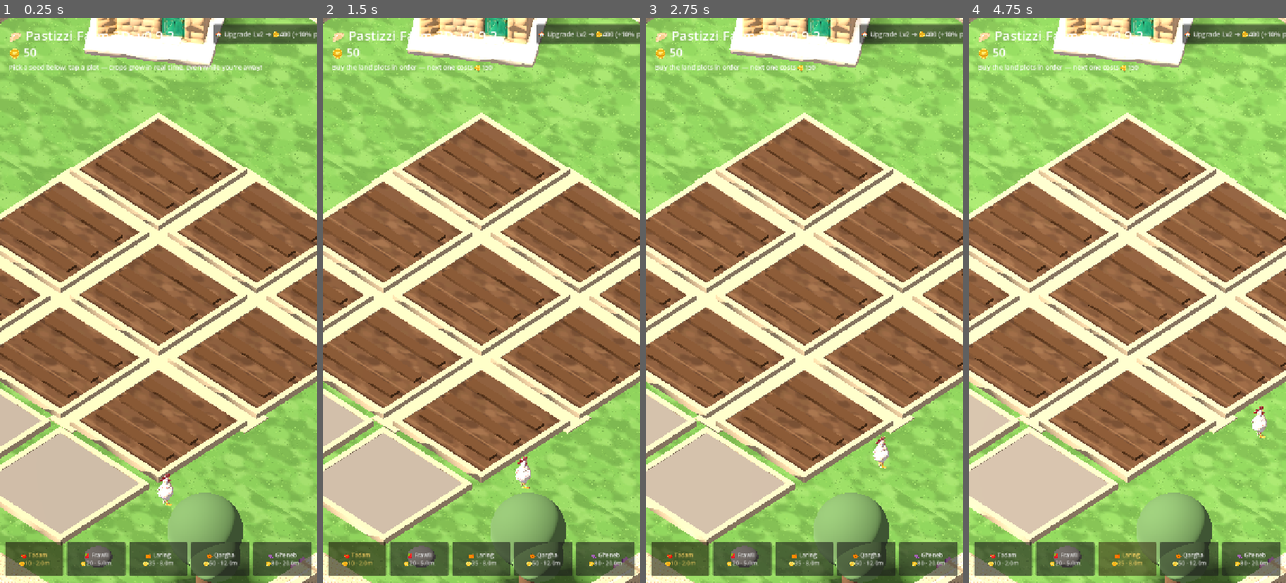
Above: before the commit, frames 1-4 (left to right).
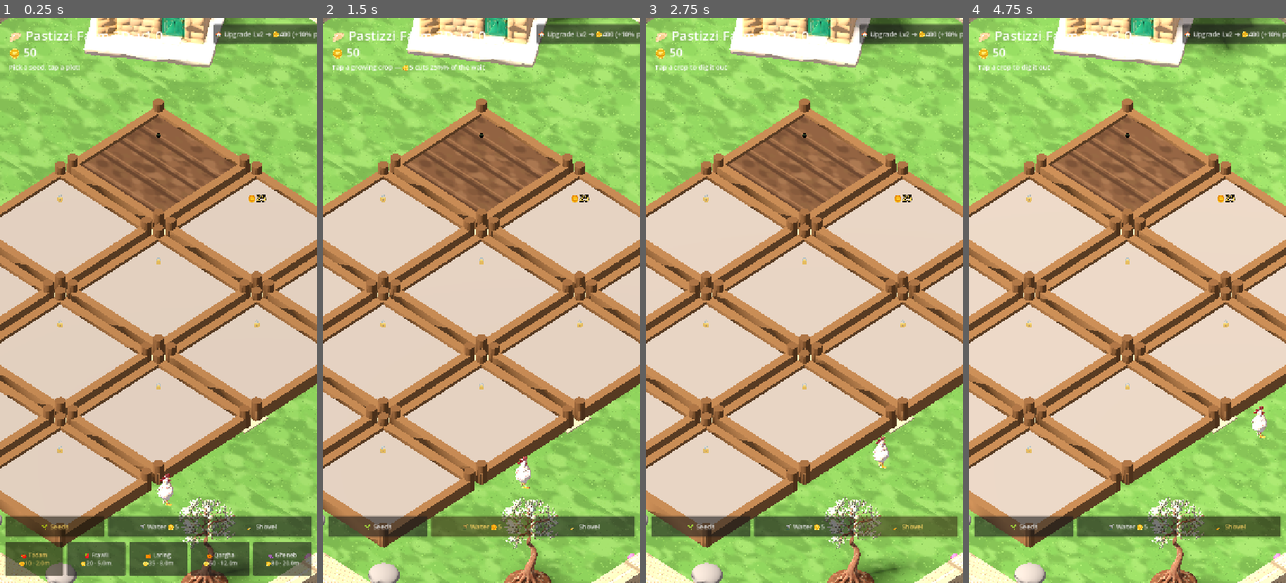
Above: after the commit, the same moments.

Repository: terencecamilleripesci/PastizziFarm3D
Game: Godot game, scene res://farm.tscn
Two runs of this game, one before a commit and one after it. Both use one fixed random seed, a clock stepped at 60 frames per second and the inputs below.
Inputs (mouse positions are in pixels of both pictures, inside the frame that each line leads up to):
- Up to frame 1 (0.25 s): no input
- Up to frame 2 (1.5 s): click (376, 526) at 0.5 s, where only the run after the commit has a clickable "🌱 Seeds"; click (481, 526) at 1.25 s, where only the run after the commit has a clickable "🚿 Water 🪙5"
- Up to frame 3 (2.75 s): click (909, 526) at 2 s, where only the run after the commit has a clickable "🧹 Shovel"
- Up to frame 4 (4.75 s): click (1003, 560) at 2.75 s, where only the run before the commit has a clickable "🍅 Tadam 🪙10 · 2.0m"; click (1064, 560) at 3.5 s, where only the run before the commit has a clickable "🍓 Frawli 🪙20 · 5.0m"; click (1127, 560) at 4.25 s, where only the run before the commit has a clickable "🍊 Larinġ 🪙35 · 8.0m"

The runs differ from the first frame. In frame 1, 55% of the frame differs, in the area x 0-100%, y 2-100%; in frame 2, 60%; in frame 3, 60%; in frame 4, 65%, in the area x 0-100%, y 0-100%.

Commit message:
v1.0: start with ONE plot + buy-ladder (25->1000c) with price tags on the land, super-nice raised wooden beds with corner posts, TOOLS BAR (Seeds/Water/Shovel — watering cuts 25% wait, shovel clears), 5 new real models: olive trees, stone well, prickly pears, LUZZU bobbing on the sea, WINDMILL in the orchard
Co-Authored-By: Claude Fable 5 <noreply@anthropic.com>
Claude-Session: https://claude.ai/code/session_01Q55X5n8LA6xgNosSpJws7r

Diff:
--- a/source/farm.gd
+++ b/source/farm.gd
@@ -24,7 +24,10 @@
 var goat_target := Vector3.ZERO
 var milk_timer := 0.0
 var milks: Array = []
-var ext := 0                          # extra land bought (0..3)
+var owned := 1                        # plots owned — start with ONE, buy the rest
+var tool := "seed"                    # seed | water | shovel
+var tool_btns: Array = []
+var seed_bar: HBoxContainer
 var house_lvl := 1                    # farmhouse tier (1..3) — boosts sell prices
 var zone2 := false                    # the orchard beyond the east wall
 var zone2_node: Node3D
@@ -32,6 +35,7 @@
 var up_btn: Button
 var cam_max_x := 20.0
 var clouds: Array = []
+var luzzu: Node3D
 var donkey: Node3D
 var donkey_target := Vector3.ZERO
 var dog: Node3D
@@ -153,17 +157,30 @@
 			var f := 3.4 / aabb.size.y
 			house.scale = Vector3(f, f, f)
 			house.position.y = -aabb.position.y * f
-	# stone well
-	_cyl(1.0, 1.0, 0.9, Vector3(9.5, 0.45, -9.5), Color(0.78, 0.68, 0.5))
-	_cyl(0.0, 1.2, 0.8, Vector3(9.5, 1.9, -9.5), Color(0.6, 0.34, 0.2))
-	# olive trees
+	# stone well (real model)
+	var well := _model("res://assets/well.glb", 2.2)
+	if well:
+		add_child(well)
+		well.position += Vector3(9.5, 0, -9.5)
+	# olive trees (real models)
 	for p in [Vector3(-10, 0, 8.5), Vector3(10.5, 0, 8.5), Vector3(-10.5, 0, 0)]:
-		_cyl(0.22, 0.3, 1.6, p + Vector3(0, 0.8, 0), Color(0.45, 0.32, 0.2))
-		_sphere(1.15, p + Vector3(0, 2.1, 0), Color(0.38, 0.5, 0.28))
-		_sphere(0.8, p + Vector3(0.7, 1.7, 0.3), Color(0.42, 0.56, 0.3))
-	# prickly pears
+		var ol := _model("res://assets/olive.glb", 3.1)
+		if ol:
+			add_child(ol)
+			ol.position += p
+			ol.rotation_degrees.y = randf_range(0, 360)
+	# prickly pears (real models)
 	for i in range(3):
-		_box(Vector3(0.8, 1.1, 0.4), Vector3(5.0 + i * 2.2, 0.55, -11.8), Color(0.35, 0.55, 0.25))
+		var pp := _model("res://assets/prickly.glb", 1.3)
+		if pp:
+			add_child(pp)
+			pp.position += Vector3(5.0 + i * 2.4, 0, -11.6)
+			pp.rotation_degrees.y = randf_range(0, 360)
+	# the luzzu bobbing on the sea
+	luzzu = _model("res://assets/luzzu.glb", 2.4)
+	if luzzu:
+		add_child(luzzu)
+		luzzu.position += Vector3(-4, -0.25, -19)
 	# sandy paths between the plot rows
 	for z in [-2.1, 2.1]:
 		_box(Vector3(12.6, 0.06, 1.0), Vector3(0, 0.01, z), Color(0.8, 0.7, 0.5))
@@ -192,40 +209,64 @@
 		cl.position = Vector3(randf_range(-16, 16), 9.0 + i * 1.2, -6 - i * 4)
 		clouds.append(cl)
 
-const EXT_COSTS := [150, 300, 600]
+const PLOT_COSTS := [0, 25, 50, 90, 140, 200, 280, 380, 500, 650, 800, 1000]
 func _build_plots() -> void:
-	for r in range(4):                                             # row 4 = buyable land
+	for r in range(4):
 		for c in range(3):
 			var pos := Vector3((c - 1) * 4.2, 0.05, (r - 1) * 4.2)
-			var locked := r == 3
-			var soil := _box(Vector3(3.4, 0.3, 3.4), pos, Color(0.55, 0.5, 0.42))
-			if not locked:
-				soil.material_override = _tmat("res://assets/tex_soil.png", 1.0)
-			var bc := Color(0.78, 0.68, 0.5)
-			_box(Vector3(3.8, 0.22, 0.2), pos + Vector3(0, 0.06, -1.8), bc)
-			_box(Vector3(3.8, 0.22, 0.2), pos + Vector3(0, 0.06, 1.8), bc)
-			_box(Vector3(0.2, 0.22, 3.8), pos + Vector3(-1.8, 0.06, 0), bc)
-			_box(Vector3(0.2, 0.22, 3.8), pos + Vector3(1.8, 0.06, 0), bc)
-			if not locked:
-				for k in range(3):                                 # tilled ridges
-					_box(Vector3(3.0, 0.1, 0.35), pos + Vector3(0, 0.2, (k - 1) * 1.0), Color(0.36, 0.23, 0.12))
+			var wood := Color(0.52, 0.36, 0.2)
+			# raised bed: wooden frame, corner posts, domed textured soil
+			_box(Vector3(3.9, 0.5, 0.28), pos + Vector3(0, 0.12, -1.84), wood)
+			_box(Vector3(3.9, 0.5, 0.28), pos + Vector3(0, 0.12, 1.84), wood)
+			_box(Vector3(0.28, 0.5, 3.9), pos + Vector3(-1.84, 0.12, 0), wood)
+			_box(Vector3(0.28, 0.5, 3.9), pos + Vector3(1.84, 0.12, 0), wood)
+			for cx in [-1.84, 1.84]:
+				for cz in [-1.84, 1.84]:
+					_cyl(0.16, 0.16, 0.7, pos + Vector3(cx, 0.3, cz), Color(0.45, 0.3, 0.16))
+			var soil := _box(Vector3(3.3, 0.42, 3.3), pos + Vector3(0, 0.1, 0), Color(0.6, 0.55, 0.48))
 			var body := StaticBody3D.new()
 			var shape := CollisionShape3D.new()
 			var bs := BoxShape3D.new()
-			bs.size = Vector3(3.4, 1.6, 3.4)
+			bs.size = Vector3(3.9, 1.8, 3.9)
 			shape.shape = bs
 			body.add_child(shape)
 			body.position = pos
 			add_child(body)
 			body.set_meta("plot", plots.size())
-			plots.append({ "body": body, "soil": soil, "locked": locked, "crop": -1, "node": null, "stem": null, "fruits": [], "planted": 0.0 })
-
-func _unlock_plot(i: int) -> void:
-	var p: Dictionary = plots[i]
-	p.locked = false
-	p.soil.material_override = _tmat("res://assets/tex_soil.png", 1.0)
-	for k in range(3):
-		_box(Vector3(3.0, 0.1, 0.35), p.body.position + Vector3(0, 0.2, (k - 1) * 1.0), Color(0.36, 0.23, 0.12))
+			var lbl := Label3D.new()
+			lbl.font_size = 52
+			lbl.outline_size = 12
+			lbl.billboard = BaseMaterial3D.BILLBOARD_ENABLED
+			lbl.position = pos + Vector3(0, 1.5, 0)
+			add_child(lbl)
+			plots.append({ "body": body, "soil": soil, "lbl": lbl, "locked": true, "crop": -1, "node": null, "stem": null, "fruits": [], "planted": 0.0 })
+	_apply_owned()
+
+func _apply_owned() -> void:
+	for i in range(min(owned, 12)):
+		var p: Dictionary = plots[i]
+		if p.locked:
+			p.locked = false
+			p.soil.material_override = _tmat("res://assets/tex_soil.png", 1.0)
+	_refresh_plot_labels()
+
+func _refresh_plot_labels() -> void:
+	for i in range(plots.size()):
+		var p: Dictionary = plots[i]
+		if p.get("zone2"):
+			if is_instance_valid(p.get("lbl")) and p.lbl:
+				p.lbl.text = ""
+			continue
+		if not is_instance_valid(p.get("lbl")):
+			continue
+		if p.locked:
+			p.lbl.text = "🪙%d" % PLOT_COSTS[i] if i == owned else "🔒"
+			p.lbl.modulate = Color(1, 0.85, 0.35) if i == owned else Color(1, 1, 1, 0.55)
+		elif p.crop < 0:
+			p.lbl.text = "+"
+			p.lbl.modulate = Color(0.75, 1, 0.6, 0.9)
+		else:
+			p.lbl.text = ""
 
 func _build_zone2() -> void:
 	zone2_node = Node3D.new()
@@ -255,7 +296,12 @@
 			body.position = pos
 			zone2_node.add_child(body)
 			body.set_meta("plot", plots.size())
-			plots.append({ "body": body, "soil": soil, "locked": true, "zone2": true, "crop": -1, "node": null, "stem": null, "fruits": [], "planted": 0.0 })
+			plots.append({ "body": body, "soil": soil, "lbl": null, "locked": true, "zone2": true, "crop": -1, "node": null, "stem": null, "fruits": [], "planted": 0.0 })
+	var wm := _model("res://assets/windmill.glb", 5.0)
+	if wm:
+		zone2_node.add_child(wm)
+		wm.position += Vector3(24, 0, -9)
+		wm.rotation_degrees.y = -110
 	zone2_node.visible = false
 	# the wooden gate in the east wall (tap to buy the orchard)
 	gate_node = Node3D.new()
@@ -313,7 +359,7 @@
 	var ui := CanvasLayer.new()
 	add_child(ui)
 	var title := Label.new()
-	title.text = "🥟 Pastizzi Farm 3D  v0.9.2"
+	title.text = "🥟 Pastizzi Farm 3D  v1.0"
 	title.position = Vector2(20, 18)
 	title.add_theme_font_size_override("font_size", 30)
 	ui.add_child(title)
@@ -326,7 +372,24 @@
 	hint_label.position = Vector2(20, 100)
 	hint_label.add_theme_font_size_override("font_size", 15)
 	ui.add_child(hint_label)
+	var tbar := HBoxContainer.new()
+	tbar.set_anchors_preset(Control.PRESET_BOTTOM_WIDE)
+	tbar.offset_top = -152
+	tbar.offset_bottom = -104
+	tbar.offset_left = 12
+	tbar.offset_right = -12
+	tbar.add_theme_constant_override("separation", 8)
+	ui.add_child(tbar)
+	for t in [["seed", "🌱 Seeds"], ["water", "🚿 Water 🪙5"], ["shovel", "🧹 Shovel"]]:
+		var tb := Button.new()
+		tb.text = t[1]
+		tb.size_flags_horizontal = Control.SIZE_EXPAND_FILL
+		tb.add_theme_font_size_override("font_size", 15)
+		tb.pressed.connect(_pick_tool.bind(t[0]))
+		tbar.add_child(tb)
+		tool_btns.append([t[0], tb])
 	var bar := HBoxContainer.new()
+	seed_bar = bar
 	bar.set_anchors_preset(Control.PRESET_BOTTOM_WIDE)
 	bar.offset_top = -92
 	bar.offset_bottom = -16
@@ -354,11 +417,20 @@
 	ui.add_child(up_btn)
 	_refresh_up_btn()
 	_pick_seed(0)
+	_pick_tool("seed")
 	_build_chicken()
 	_build_goat()
 	_build_donkey()
 	_build_dog()
 	_update_coins()
+
+func _pick_tool(t: String) -> void:
+	tool = t
+	for pairb in tool_btns:
+		pairb[1].modulate = Color(1, 0.85, 0.4) if pairb[0] == t else Color(1, 1, 1)
+	if seed_bar:
+		seed_bar.visible = (t == "seed")
+	hint_label.text = { "seed": "Pick a seed, tap a plot!", "water": "Tap a growing crop — 🪙5 cuts 25%% of the wait", "shovel": "Tap a crop to dig it out" }[t]
 
 func _pick_seed(i: int) -> void:
 	sel_crop = i
@@ -402,7 +474,7 @@
 
 # ---------- save / load (survives closing the game) ----------
 func _save() -> void:
-	var d := { "coins": coins, "ext": ext, "hl": house_lvl, "z2": zone2, "plots": [] }
+	var d := { "coins": coins, "owned": owned, "hl": house_lvl, "z2": zone2, "plots": [] }
 	for p in plots:
 		d.plots.append({ "crop": p.crop, "planted": p.planted })
 	var f := FileAccess.open(SAVE_PATH, FileAccess.WRITE)
@@ -419,9 +491,9 @@
 	if d == null:
 		return
 	coins = int(d.get("coins", 0))
-	ext = int(d.get("ext", 0))
-	for e in range(ext):
-		_unlock_plot(9 + e)
+	owned = int(d.get("owned", 9 + int(d.get("ext", 0)) if d.has("ext") else 1))
+	owned = clamp(owned, 1, 12)
+	_apply_owned()
 	house_lvl = int(d.get("hl", 1))
 	_house_extras()
 	_refresh_up_btn()
@@ -473,6 +545,7 @@
 	_float_text(plots[i].body.position, "-%d" % crop.seed, Color(1, 0.85, 0.4))
 	_spawn_crop(i, sel_crop, Time.get_unix_time_from_system())
 	hint_label.text = "%s planted — ready in %s min!" % [crop.name, str(crop.mins)]
+	_refresh_plot_labels()
 	_save()
 
 func _harvest(i: int) -> void:
@@ -494,6 +567,7 @@
 	p.crop = -1
 	p.planted = 0.0
 	p.is_model = false
+	_refresh_plot_labels()
 	_save()
 
 func _growth(p: Dictionary) -> float:
@@ -597,28 +671,59 @@
 		return
 	var i: int = hit.collider.get_meta("plot")
 	var p: Dictionary = plots[i]
-	if p.locked:
-		if i - 9 != ext:
-			hint_label.text = "Buy the land plots in order — next one costs 🪙%d" % EXT_COSTS[ext]
+	if p.locked and not p.get("zone2"):
+		if i != owned:
+			hint_label.text = "Buy plots in order — next costs 🪙%d" % PLOT_COSTS[min(owned, 11)]
 			return
-		var cost: int = EXT_COSTS[ext]
+		var cost: int = PLOT_COSTS[i]
 		if coins < cost:
-			hint_label.text = "That land costs 🪙%d — keep farming!" % cost
+			hint_label.text = "This plot costs 🪙%d — keep farming!" % cost
 			return
 		coins -= cost
-		ext += 1
-		_unlock_plot(i)
+		owned += 1
+		_apply_owned()
 		_update_coins()
-		hint_label.text = "🌾 New land! The għalqa grows."
+		_burst(p.body.position, Color(0.6, 0.42, 0.24), 7)
+		hint_label.text = "🌾 New plot! Your għalqa grows."
 		_save()
 		return
+	if p.locked:
+		return
 	if p.crop < 0:
-		_plant(i)
+		if tool == "seed":
+			_plant(i)
+		else:
+			hint_label.text = "Empty plot — switch to 🌱 Seeds to plant!"
 	elif _growth(p) >= 1.0:
 		_harvest(i)
+	elif tool == "water":
+		if coins < 5:
+			hint_label.text = "Watering costs 🪙5"
+			return
+		coins -= 5
+		_update_coins()
+		var left: float = CROPS[p.crop].mins * 60.0 - (Time.get_unix_time_from_system() - p.planted)
+		p.planted -= left * 0.25
+		_burst(p.body.position, Color(0.4, 0.7, 1.0), 6)
+		_float_text(p.body.position, "🚿 -25%", Color(0.55, 0.8, 1))
+		hint_label.text = "Watered — grows 25%% faster!"
+		_save()
+	elif tool == "shovel":
+		p.node.queue_free()
+		p.node = null
+		p.crop = -1
+		p.is_model = false
+		p.planted = 0.0
+		if p.get("mark") and is_instance_valid(p.mark):
+			p.mark.queue_free()
+		p.mark = null
+		_burst(p.body.position, Color(0.5, 0.35, 0.2), 5)
+		hint_label.text = "Plot cleared."
+		_refresh_plot_labels()
+		_save()
 	else:
 		var left: float = CROPS[p.crop].mins * 60.0 - (Time.get_unix_time_from_system() - p.planted)
-		hint_label.text = "%s still growing — %d s left" % [CROPS[p.crop].name, int(max(0, left))]
+		hint_label.text = "%s still growing — %d s left (🚿 water to speed up!)" % [CROPS[p.crop].name, int(max(0, left))]
 
 # ---------- it-tiġieġa: wandering chicken that lays eggs ----------
 const HOUSE_COSTS := [0, 400, 900]
@@ -824,6 +929,12 @@
 		cl.position.x += delta * 0.45
 		if cl.position.x > 22:
 			cl.position.x = -22
+	if luzzu:
+		luzzu.position.x += delta * 0.25
+		if luzzu.position.x > 16:
+			luzzu.position.x = -16
+		luzzu.rotation.z = sin(Time.get_ticks_msec() / 700.0) * 0.05
+		luzzu.rotation.x = sin(Time.get_ticks_msec() / 900.0) * 0.04
 	# gentle day/night cycle
 	day_t += delta
 	var a := day_t * TAU / DAY_SECONDS
Binary file added: source/assets/luzzu.glb
Binary file added: source/assets/olive.glb
Binary file added: source/assets/prickly.glb
Binary file added: source/assets/well.glb
Binary file added: source/assets/windmill.glb
Not shown, changed: index.html
Not shown, removed: pf092.apple-touch-icon.png
Not shown, removed: pf092.audio.position.worklet.js
Not shown, removed: pf092.audio.worklet.js
Not shown, removed: pf092.html
Not shown, removed: pf092.icon.png
Not shown, removed: pf092.js
(and 12 more such lines)
